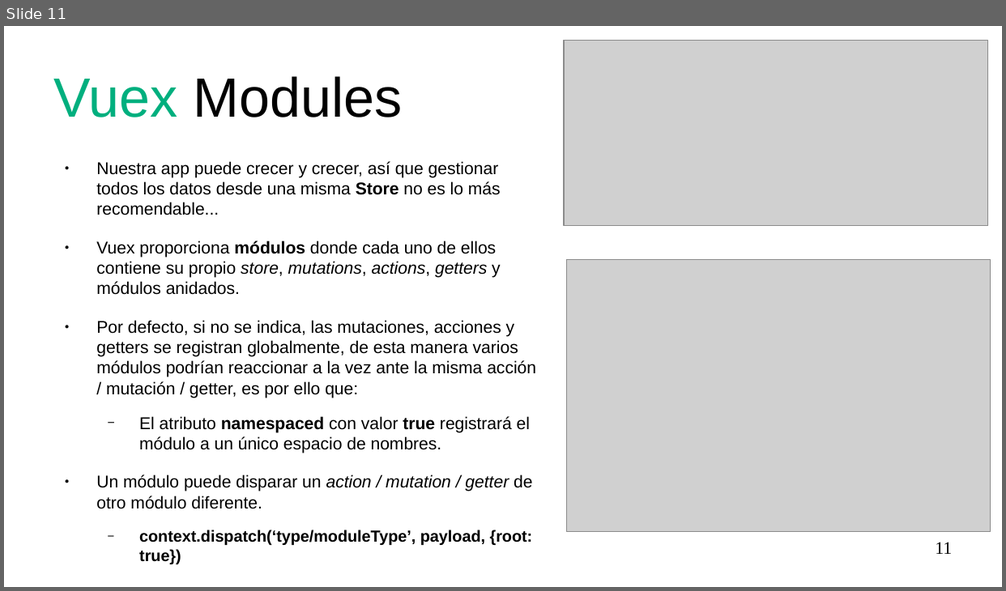
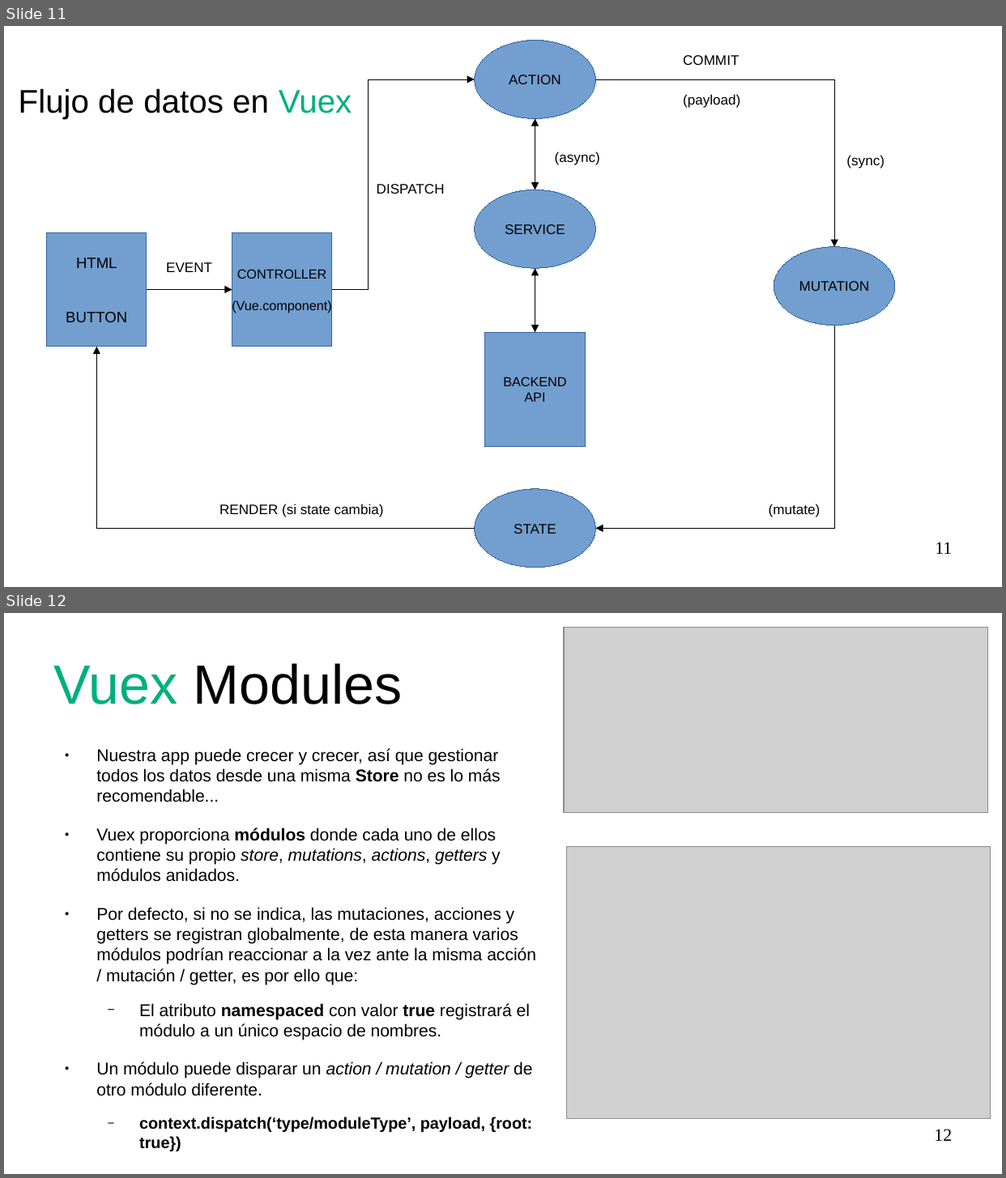
Before and after one commit to xino1010/vue-nest-arduino, a slide deck: presentacion/presentacion.odp. Shown one above the other, each under a label of ours: slide 11 before the commit, slides 11 and 12 after it. The pictures are 1006x591 and 1006x1178 pixels, drawn with LibreOffice and Linux fonts; fonts in the diff are those of the drawing; grey boxes stand for pictures. Boxes give left, top, right and bottom in pixels: in the first picture for what was removed or moved away, otherwise in the second. Text is boxed around its words. In the diff, an @@ line names an element or a change of style, - is before the commit and + after.

Commit message:
feat: actualizar presentación

```diff
--- a/presentacion/presentacion.odp
+++ b/presentacion/presentacion.odp
@@ slide 11 added at (x1=4, y1=26, x2=1002, y2=587), background #FFFFFF @@
@@ ellipse added at (x1=475, y1=41, x2=596, y2=119), fill #729FCF, outline #3465A4 0 pt, 11 pt, text #000000 @@
+ACTION
@@ text added at (x1=683, y1=55, x2=739, y2=65), 11 pt, text #000000 @@
+COMMIT
@@ title added at (x1=19, y1=88, x2=351, y2=119), 26 pt, text #000000 @@
+Flujo de datos en Vuex
@@ elbow arrow added from (332, 289) to (475, 79), #000000 0 pt @@
@@ elbow arrow added from (596, 79) to (834, 247), #000000 0 pt @@
@@ text added at (x1=683, y1=94, x2=740, y2=108), 11 pt, text #000000 @@
+(payload)
@@ elbow double arrow added from (535, 190) to (535, 118), #000000 0 pt @@
@@ text added at (x1=555, y1=152, x2=600, y2=165), 11 pt, text #000000 @@
+(async)
@@ text added at (x1=846, y1=155, x2=884, y2=169), 11 pt, text #000000 @@
+(sync)
@@ text added at (x1=377, y1=184, x2=445, y2=194), 11 pt, text #000000 @@
+DISPATCH
@@ ellipse added at (x1=475, y1=190, x2=596, y2=269), fill #729FCF, outline #3465A4 0 pt, 11 pt, text #000000 @@
+SERVICE
@@ rectangle added at (x1=47, y1=233, x2=147, y2=347), fill #729FCF, outline #3465A4 0 pt, 12 pt, text #000000 @@
+HTML
+BUTTON
@@ rectangle added at (x1=232, y1=233, x2=332, y2=347), fill #729FCF, outline #3465A4 0 pt, 10.5 pt, text #000000 @@
+CONTROLLER
+(Vue.component)
@@ text added at (x1=166, y1=263, x2=212, y2=272), 11 pt, text #000000 @@
+EVENT
@@ ellipse added at (x1=774, y1=247, x2=895, y2=326), fill #729FCF, outline #3465A4 0 pt, 11 pt, text #000000 @@
+MUTATION
@@ elbow arrow added from (147, 289) to (232, 289), #000000 0 pt @@
@@ elbow double arrow added from (535, 333) to (535, 269), #000000 0 pt @@
@@ rectangle added at (x1=485, y1=333, x2=585, y2=447), fill #729FCF, outline #3465A4 0 pt, 10.5 pt, text #000000 @@
+BACKEND
+API
@@ elbow arrow added from (834, 326) to (596, 528), #000000 0 pt @@
@@ elbow arrow added from (475, 528) to (96, 347), #000000 0 pt @@
@@ text added at (x1=219, y1=504, x2=384, y2=518), 11 pt, text #000000 @@
+RENDER (si state cambia)
@@ ellipse added at (x1=475, y1=489, x2=596, y2=569), fill #729FCF, outline #3465A4 0 pt, 11 pt, text #000000 @@
+STATE
@@ text added at (x1=769, y1=504, x2=820, y2=518), 11 pt, text #000000 @@
+(mutate)
@@ page number added at (x1=935, y1=542, x2=952, y2=554), 14 pt, text #000000 @@
+11
@@ what was slide 11 is now slide 12 @@
@@ page number at (x1=934, y1=1129, x2=952, y2=1141): text changed @@
-11
+12
```
